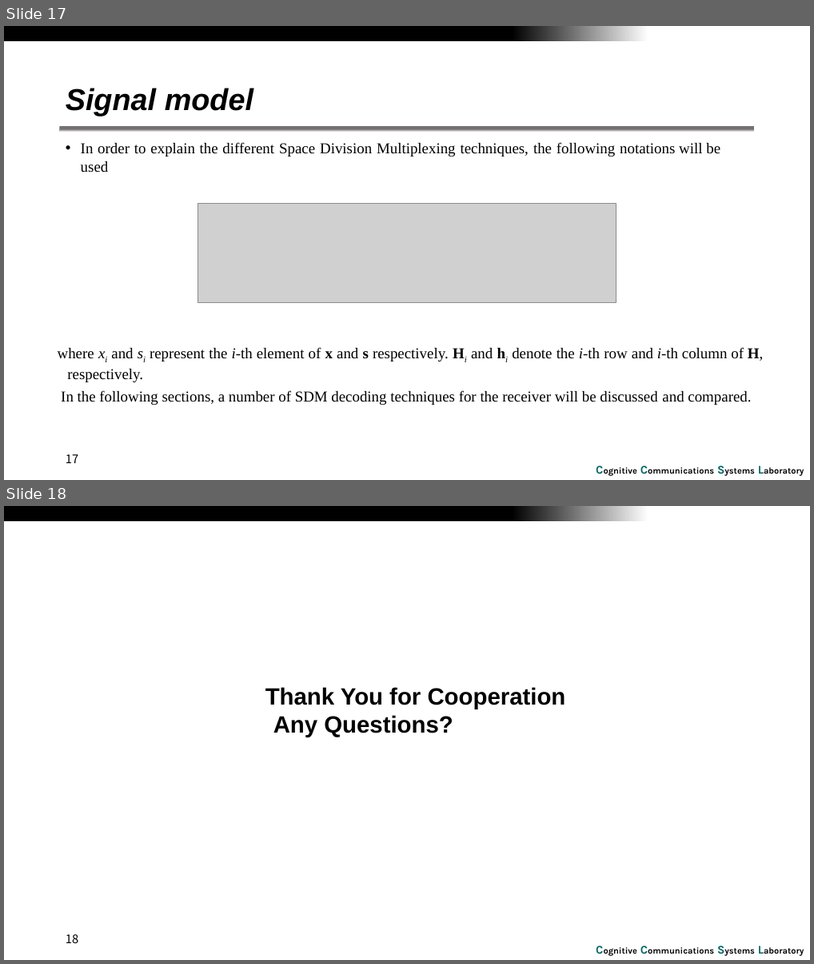
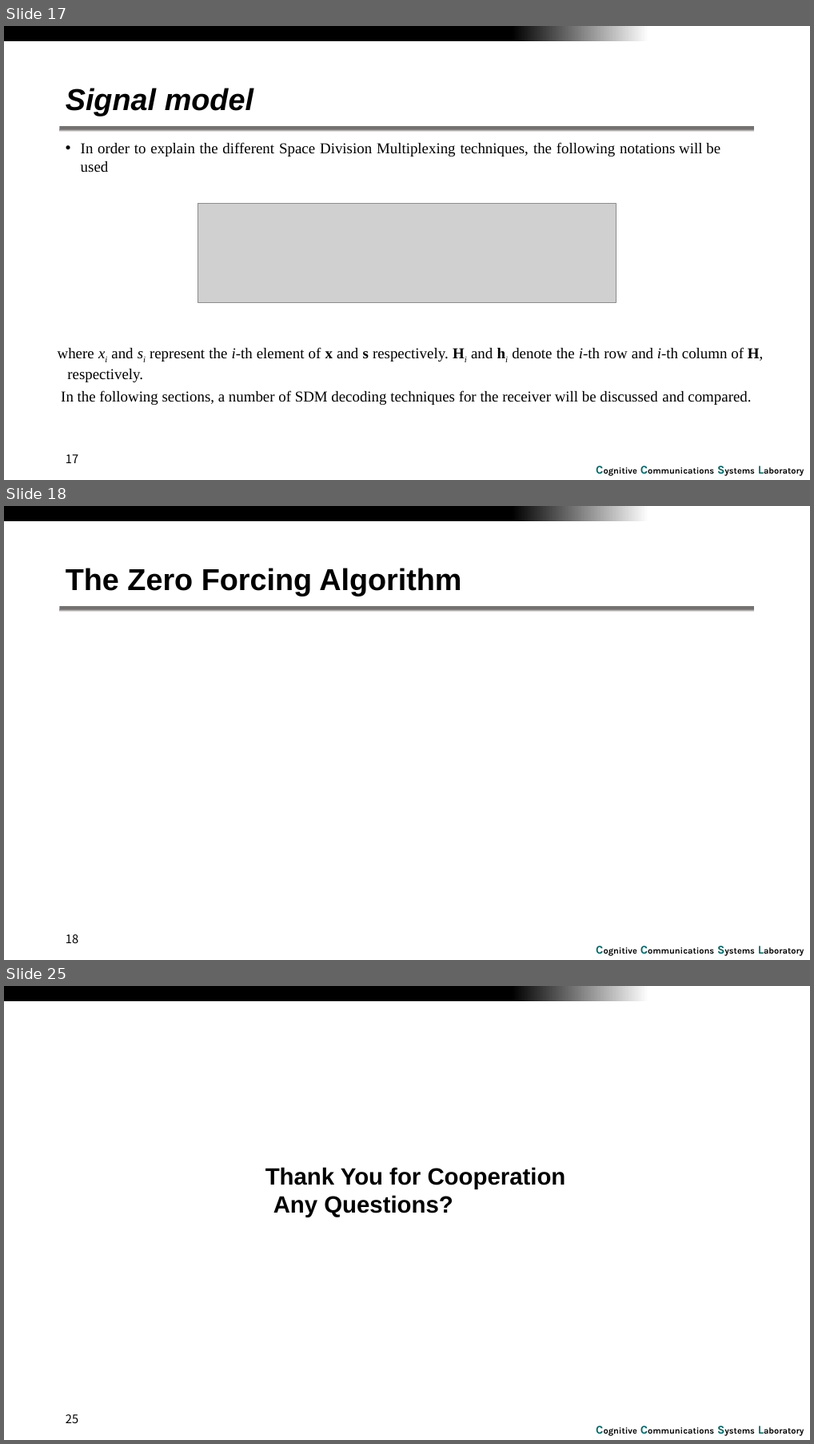
Before and after one commit to RefatHanbat/Presentation-of-SDM, a slide deck: SDM.pptx. Shown one above the other, each under a label of ours: slides 17 and 18 before the commit, slides 17, 18 and 25 after it; the slides between them are not shown. The pictures are 814x964 and 814x1444 pixels, drawn with LibreOffice and Linux fonts; fonts in the diff are those of the drawing; grey boxes stand for pictures; background and template pictures are left out. Boxes give left, top, right and bottom in pixels: in the first picture for what was removed or moved away, otherwise in the second. Text is boxed around its words. In the diff, an @@ line names an element or a change of style, - is before the commit and + after.

Commit message:
zero forcing algorithm

```diff
--- a/SDM.pptx
+++ b/SDM.pptx
@@ slide 18 added at (x1=4, y1=506, x2=810, y2=960), background #FFFFFF; not listed: 3 template elements that a slide beside it also shows @@
@@ title added at (x1=66, y1=568, x2=462, y2=596), 36 pt, text #000000, bold @@
+The Zero Forcing Algorithm
@@ page number added at (x1=66, y1=934, x2=78, y2=943), 14 pt, text #000000 @@
+18
@@ what was slide 18 is now slide 25 @@
@@ page number at (x1=66, y1=1414, x2=78, y2=1423): text changed @@
-18
+25
```
Also in this commit, not shown: 1 slide changed, 6 other slides added.
